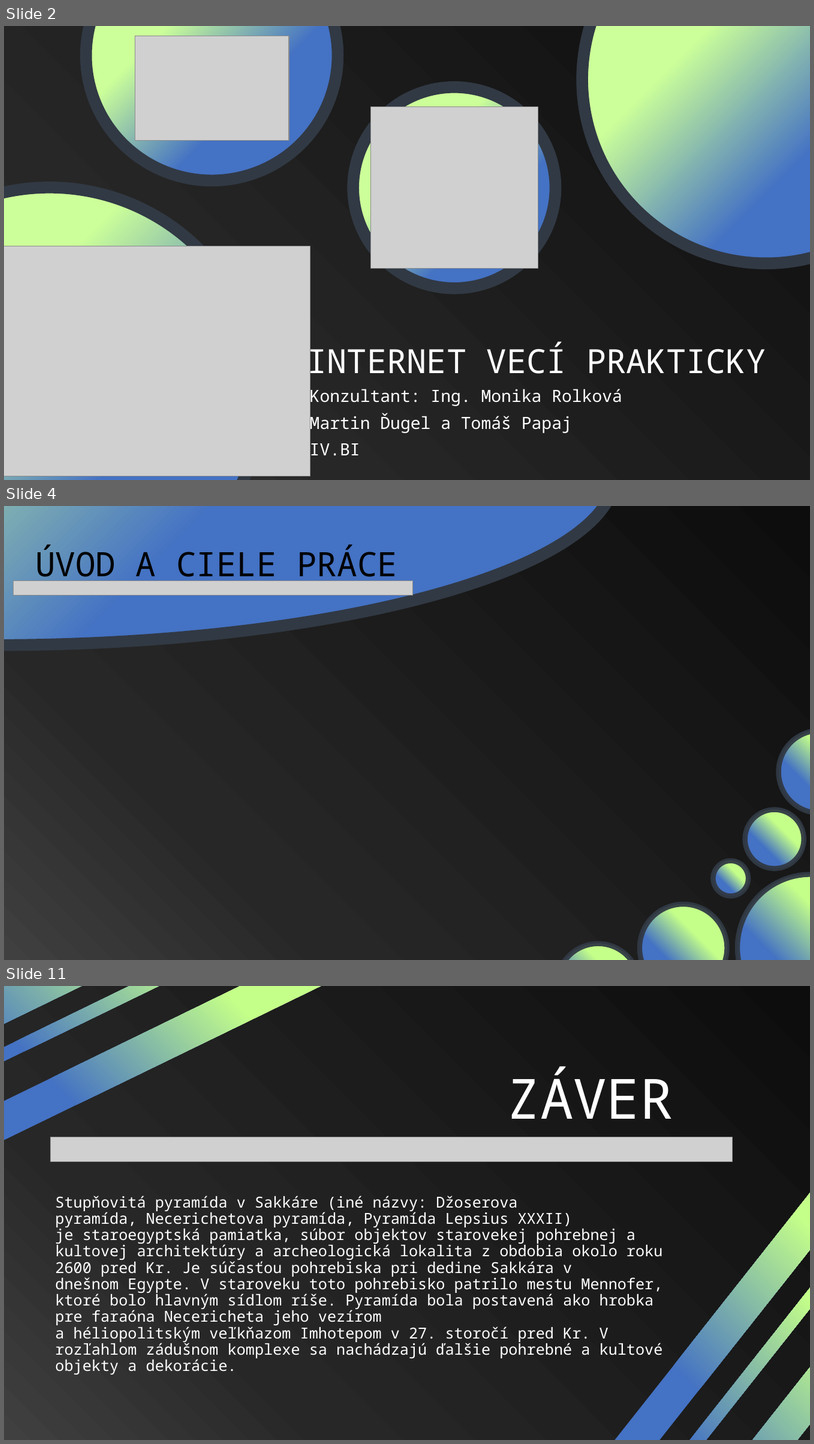
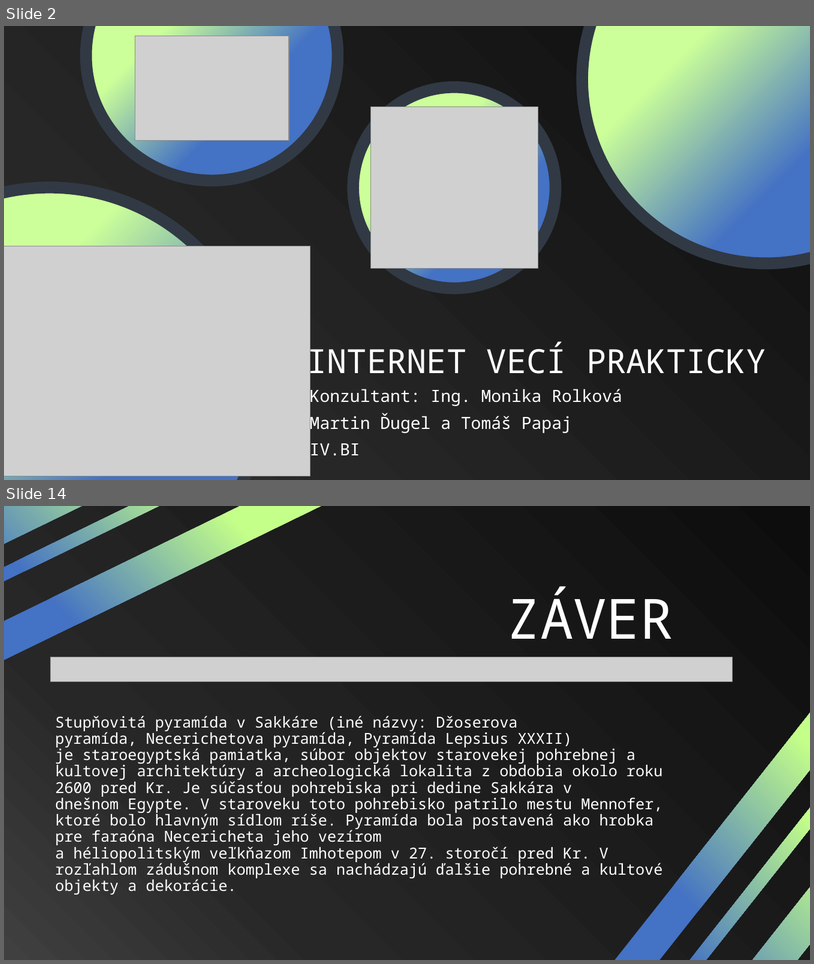
Before and after one commit to Moriacik/SOC, a slide deck: prezentácia-finálna-v2.pptx. Shown one above the other, each under a label of ours: slides 2, 4 and 11 before the commit, slides 2 and 14 after it; the slides between them are not shown. The pictures are 814x1444 and 814x964 pixels, drawn with LibreOffice and Linux fonts; fonts in the diff are those of the drawing; grey boxes stand for pictures. Boxes give left, top, right and bottom in pixels: in the first picture for what was removed or moved away, otherwise in the second. Text is boxed around its words. In the diff, an @@ line names an element or a change of style, - is before the commit and + after.

```diff
--- a/prezentácia-finálna-v2.pptx
+++ b/prezentácia-finálna-v2.pptx
@@ slide 4 removed at bbox=[4, 506, 810, 960], background #FFFFFF @@
@@ rectangle removed at bbox=[4, 506, 810, 960] @@
@@ ellipse removed at bbox=[4, 506, 615, 645] @@
@@ text removed at bbox=[35, 544, 277, 585] @@
-ÚVOD A CIELE
@@ text removed at bbox=[297, 545, 398, 585] @@
-PRÁCE
@@ picture removed at bbox=[14, 580, 414, 595] @@
@@ ellipse removed at bbox=[779, 730, 810, 813] @@
@@ ellipse removed at bbox=[746, 810, 804, 868] @@
@@ ellipse removed at bbox=[714, 861, 749, 895] @@
@@ ellipse removed at bbox=[738, 874, 810, 960] @@
@@ ellipse removed at bbox=[641, 904, 728, 960] @@
@@ ellipse removed at bbox=[558, 943, 640, 960] @@
@@ what was slide 11 is now slide 14 @@
```
Also in this commit, not shown: 3 slides changed, 8 slides added, 3 other slides removed.
